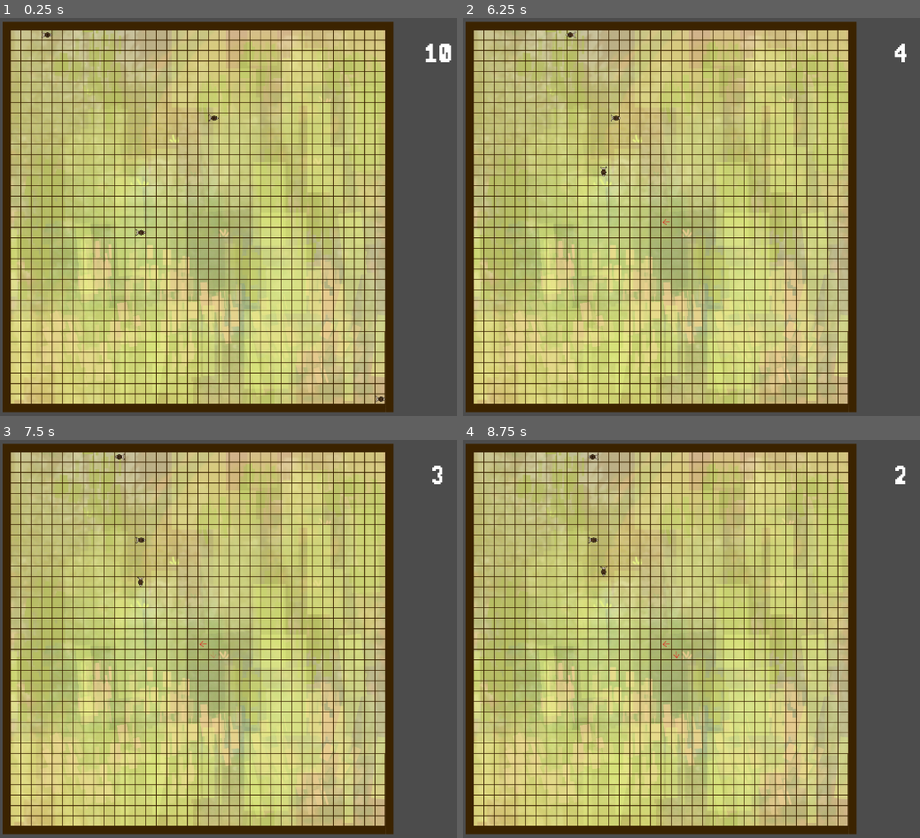
Above: before the commit, frames 1-4 (two rows, left to right).
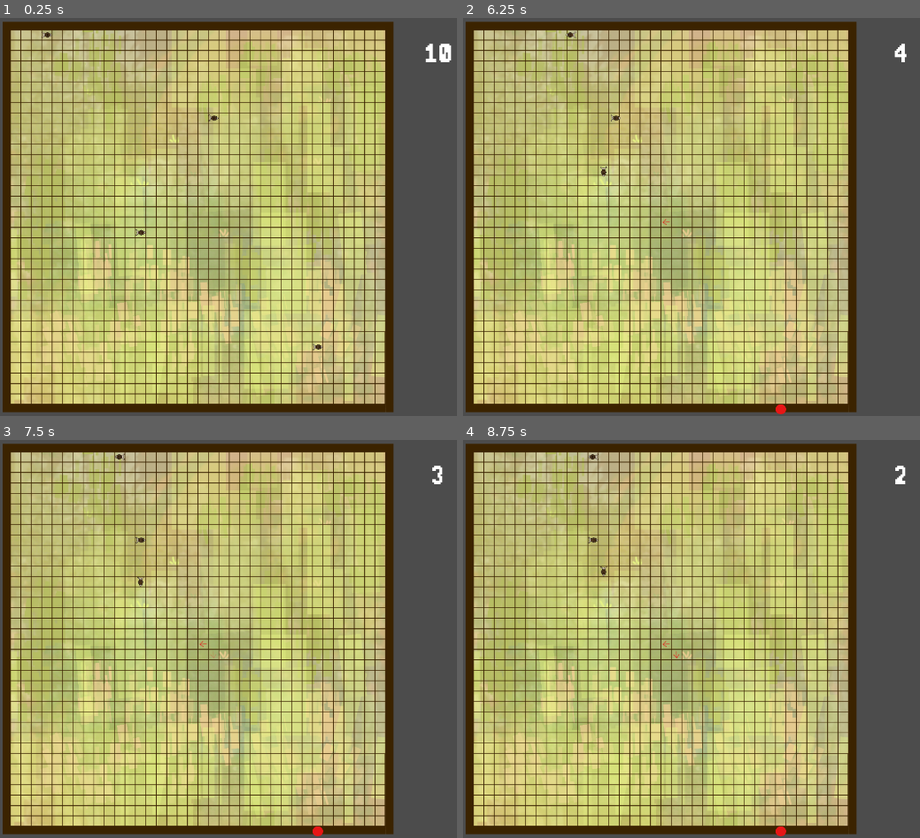
Above: after the commit, the same moments.

Repository: RNairn01/LD-51
Game: Godot game, scene res://scenes/screens/play_screen.tscn
Two runs of this game, one before a commit and one after it. Both use one fixed random seed, a clock stepped at 60 frames per second and the inputs below.
Inputs (mouse positions are in pixels of both pictures, inside the frame that each line leads up to):
- Up to frame 1 (0.25 s): no input
- Up to frame 2 (6.25 s): tap Enter at 0.5, 5.75 s; move the mouse to (659, 217) at 0.52 s; click (659, 217) at 0.6 s; move the mouse to (664, 220) at 1.27 s; right-click (664, 220) at 1.35 s; click (664, 220) at 1.42 s; click (664, 220) at 2.1 s; tap Space at 2.75 s; right-click (664, 220) at 2.85 s; click (664, 220) at 2.92 s; move the mouse to (outside the picture) at 3.52 s; click (outside the picture) at 3.6 s; move the mouse to (604, 157) at 4.27 s; right-click (604, 157) at 4.35 s; click (604, 157) at 4.42 s; move the mouse to (604, 161) at 5.02 s; click (604, 161) at 5.1 s; right-click (604, 161) at 5.85 s; click (604, 161) at 5.92 s
- Up to frame 3 (7.5 s): tap Space at 6.5 s; move the mouse to (outside the picture) at 6.52 s; click (outside the picture) at 6.6 s; move the mouse to (214, 658) at 7.27 s; right-click (214, 658) at 7.35 s; click (214, 658) at 7.42 s
- Up to frame 4 (8.75 s): move the mouse to (888, 551) at 8.02 s; click (888, 551) at 8.1 s

The runs differ from the first frame. In frame 1, less than 0.1% of the frame differs, in the area x 68-85%, y 81-97%; in frame 2, less than 0.1%, in the area x 68-71%, y 97-100%; in frame 3, less than 0.1%; in frame 4, less than 0.1%.
Error in both runs: Invalid set index 'position' (on base: 'previously freed instance') with value of type 'Vector2'. (res://scripts/arrow_place_manager.gd:67)

Commit message:
Add wall collision and explosion

Diff:
--- a/scenes/screens/play_screen.tscn
+++ b/scenes/screens/play_screen.tscn
@@ -11,6 +11,7 @@
 [ext_resource path="res://assets/music/Full Theme.ogg" type="AudioStream" id=9]
 [ext_resource path="res://scripts/music_controller.gd" type="Script" id=10]
 [ext_resource path="res://assets/fonts/ui_font_large.tres" type="DynamicFont" id=11]
+[ext_resource path="res://scenes/wall_section.tscn" type="PackedScene" id=12]
 
 [node name="Node2D" type="Node2D"]
 
@@ -58,7 +59,7 @@
 snail_direction = Vector2( 0, -1 )
 
 [node name="SnailNormal4" parent="." instance=ExtResource( 1 )]
-position = Vector2( 1120, 1120 )
+position = Vector2( 928, 960 )
 snail_direction = Vector2( 0, 1 )
 
 [node name="MusicController" type="Node" parent="."]
@@ -84,3 +85,17 @@
 
 [node name="ExplosionPlayer" type="AudioStreamPlayer" parent="SfxController"]
 stream = ExtResource( 4 )
+
+[node name="Wall" parent="." instance=ExtResource( 12 )]
+position = Vector2( -24, -24 )
+
+[node name="Wall2" parent="." instance=ExtResource( 12 )]
+position = Vector2( 0, -24 )
+rotation = 1.5708
+
+[node name="Wall3" parent="." instance=ExtResource( 12 )]
+position = Vector2( -24, 1152 )
+
+[node name="Wall4" parent="." instance=ExtResource( 12 )]
+position = Vector2( 1176, -24 )
+rotation = 1.5708
--- /dev/null
+++ b/scenes/wall_section.tscn
@@ -0,0 +1,10 @@
+[gd_scene load_steps=2 format=2]
+
+[sub_resource type="RectangleShape2D" id=1]
+extents = Vector2( 600, 12 )
+
+[node name="Wall" type="Area2D"]
+
+[node name="CollisionShape2D" type="CollisionShape2D" parent="."]
+position = Vector2( 600, 12 )
+shape = SubResource( 1 )
--- a/scripts/snail_controller.gd
+++ b/scripts/snail_controller.gd
@@ -30,14 +30,18 @@
 	if area.name.find("Arrow") != -1:
 		self.snail_direction = area.arrow_direction
 		area.queue_free()
-	elif area.name.find("Snail") != -1:
-		print(self.name + " - collision with - " + area.name)
-		if(self.name < area.name): # Only spawn one explosion
-			var explosion = load("res://scenes/explosion.tscn").instance()
-			explosion.set_position(self.target_position) # Set the explosion in the square we were moving into
-			get_node("/root/Node2D").add_child(explosion)
-		area.queue_free()
-		self.queue_free()
+	elif area.name.find("Snail") != -1 or area.name.find("Wall") != -1:
+		crash_and_explode(area)
+
+func crash_and_explode(collidee: Area2D):
+	print(self.name + " - collision with - " + collidee.name)
+	if(self.name < collidee.name or collidee.name.find("Wall") != -1): # Only spawn one explosion
+		var explosion = load("res://scenes/explosion.tscn").instance()
+		explosion.set_position(self.target_position) # Set the explosion in the square we were moving into
+		get_node("/root/Node2D").add_child(explosion)
+	collidee.queue_free()
+	self.queue_free()
+
 
 func set_sprite_facing(direction: Vector2):
 	match (direction):
Not shown: 1 places in scenes/screens/play_screen.tscn that only renumber resources
